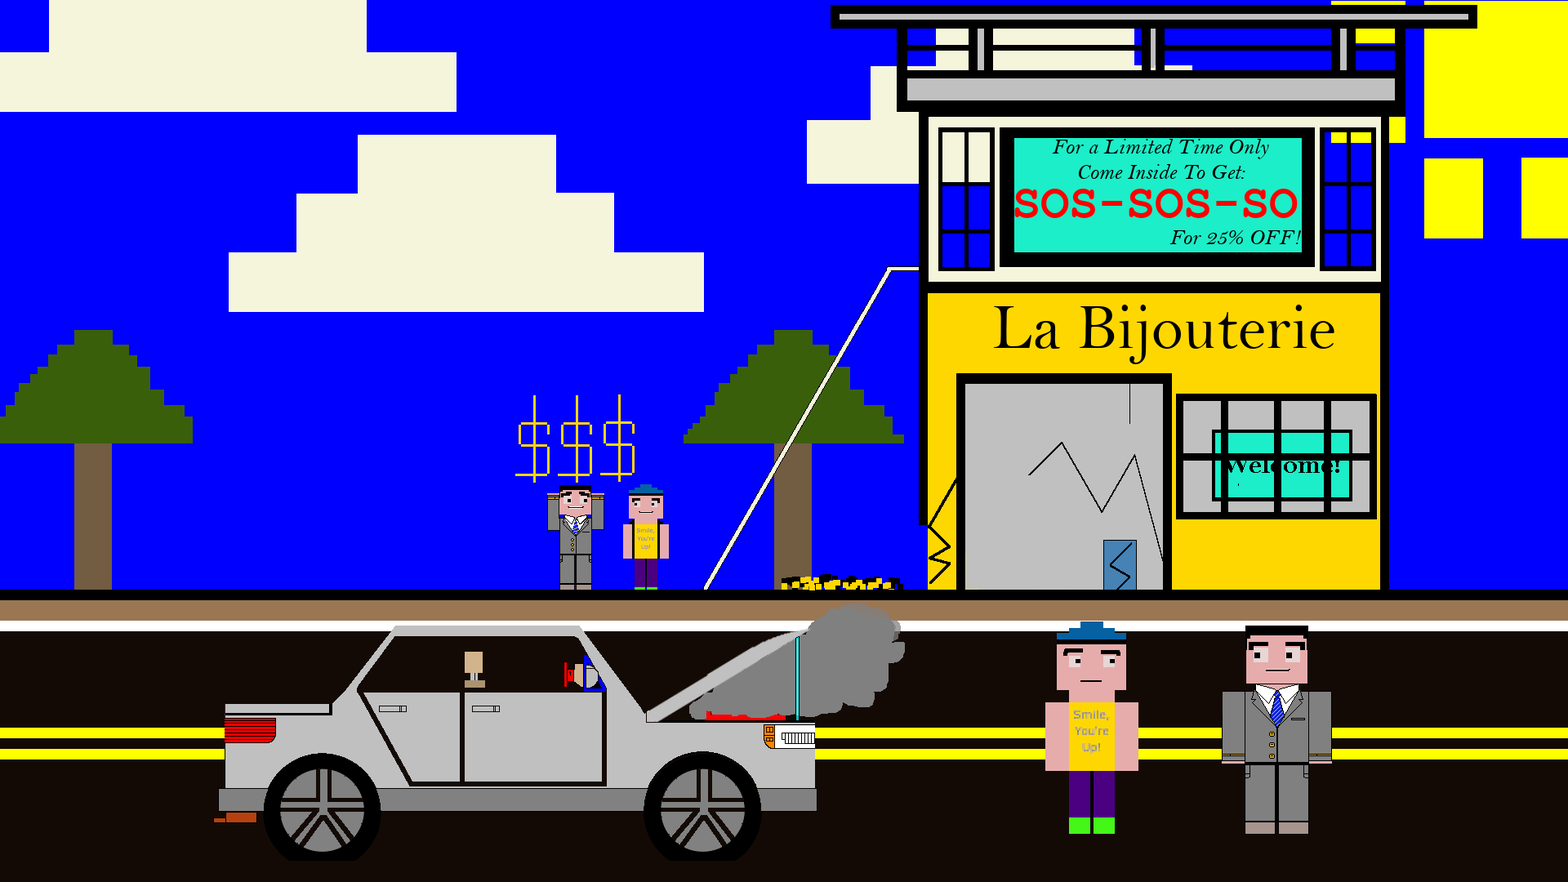
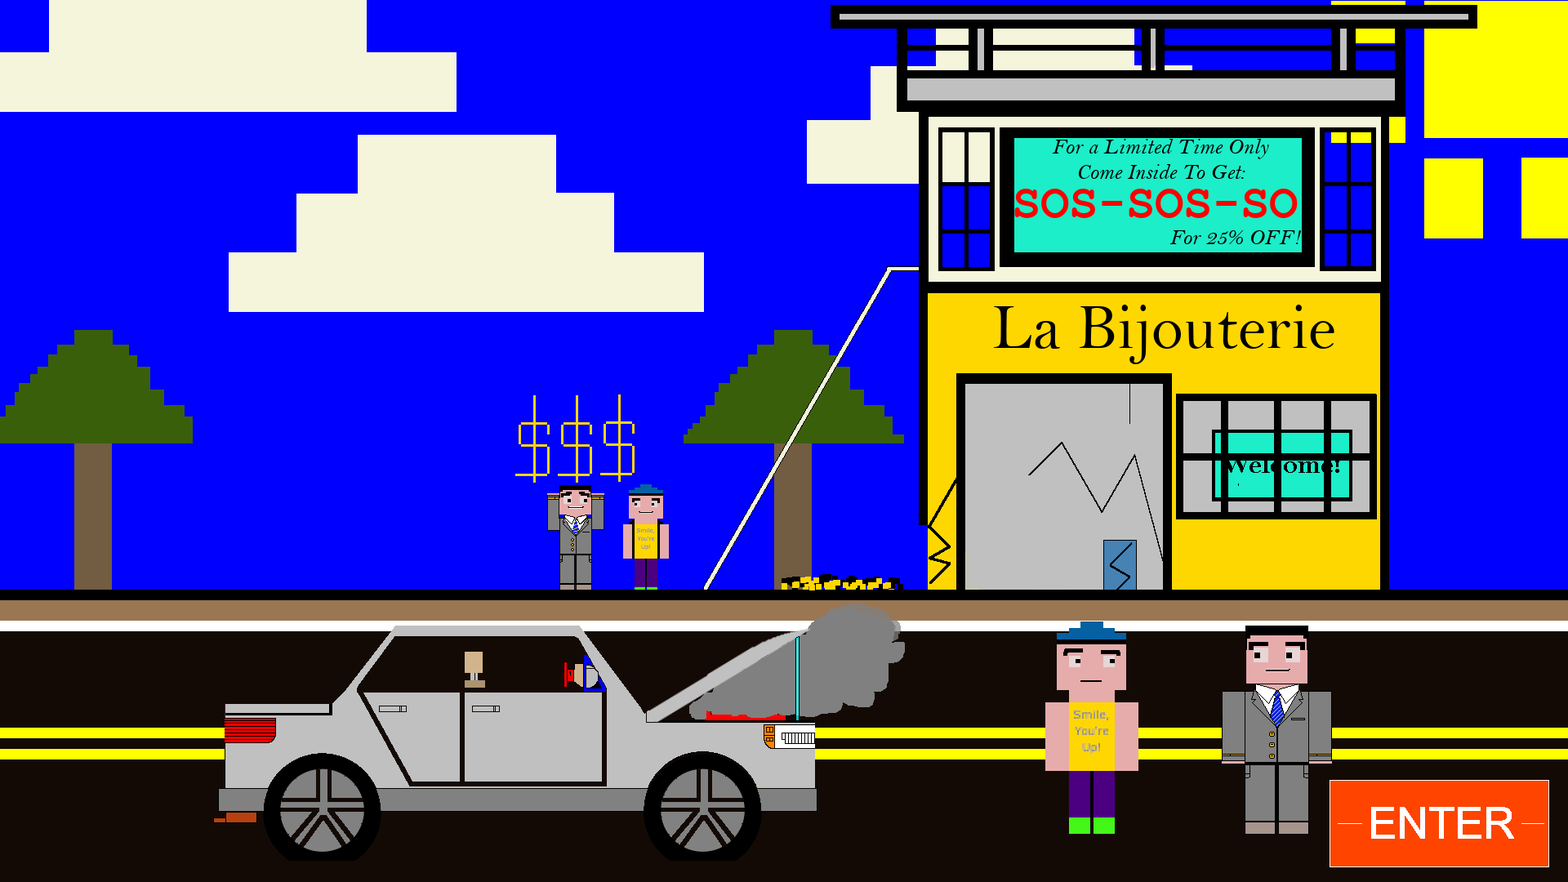
Layers edited between the first and the second 1568x882 image:
added layer "ENTER.xcf copy" above "Background copy #7" over 1329, 779, 1551, 869